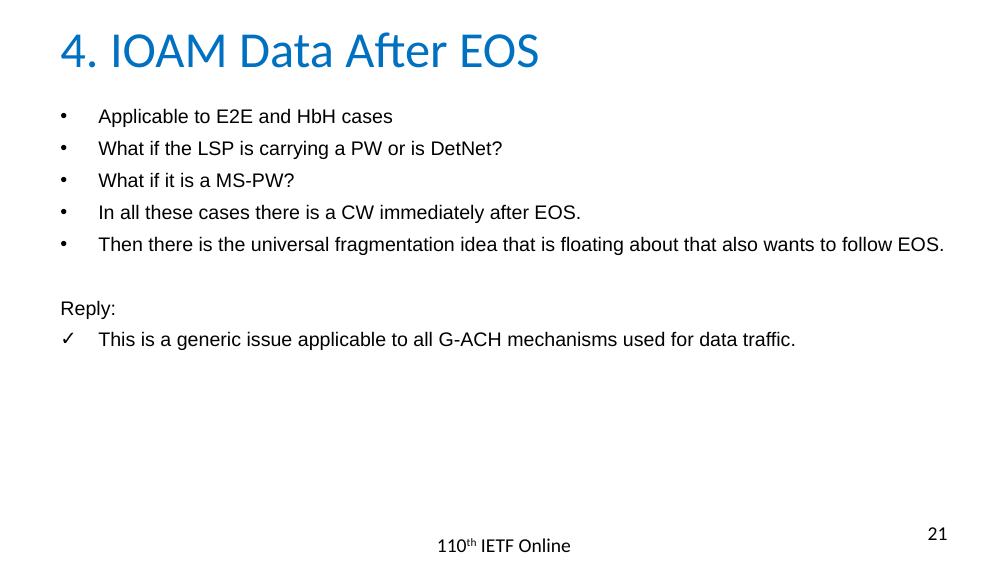
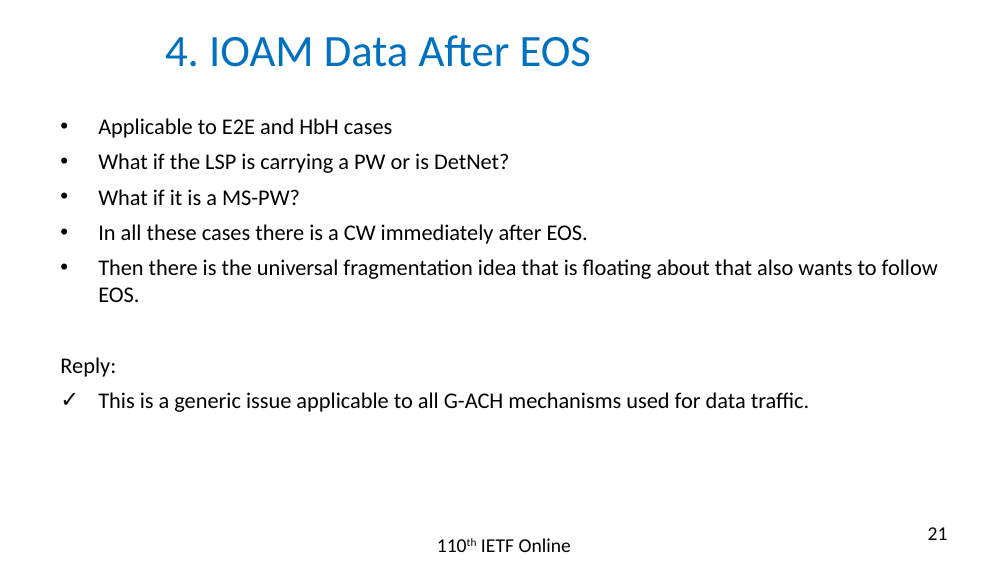
Before and after one commit to rakgandhi/ietf-slides, a slide deck: slide 21 of draft-gandhi-mpls-ioam-sr-05.pptx. Drawn at 1008x567 pixels with LibreOffice and Linux fonts; fonts in the diff are those of the drawing. Boxes give left, top, right and bottom in pixels: in the first picture for what was removed or moved away, otherwise in the second. Text is boxed around its words. In the diff, an @@ line names an element or a change of style, - is before the commit and + after.

```diff
--- a/draft-gandhi-mpls-ioam-sr-05.pptx
+++ b/draft-gandhi-mpls-ioam-sr-05.pptx
@@ title "4. IOAM Data After EOS": place and size @@
-title "4. IOAM Data After EOS" at box(60, 32, 539, 68)
+title "4. IOAM Data After EOS" at box(165, 35, 591, 67)
@@ title "4. IOAM Data After EOS" at box(165, 35, 591, 67): size 36 to 32 pt @@
@@ text "Applicable to E2E and HbH ...": place and size @@
-text "Applicable to E2E and HbH ..." at box(60, 108, 945, 350)
+text "Applicable to E2E and HbH ..." at box(60, 118, 938, 412)
@@ text "Applicable to E2E and HbH ..." at box(60, 118, 938, 412): size 14 to 16 pt, font Arial to Calibri @@
```
Also in this commit, not shown: 9 other slides changed, 1 other file.
